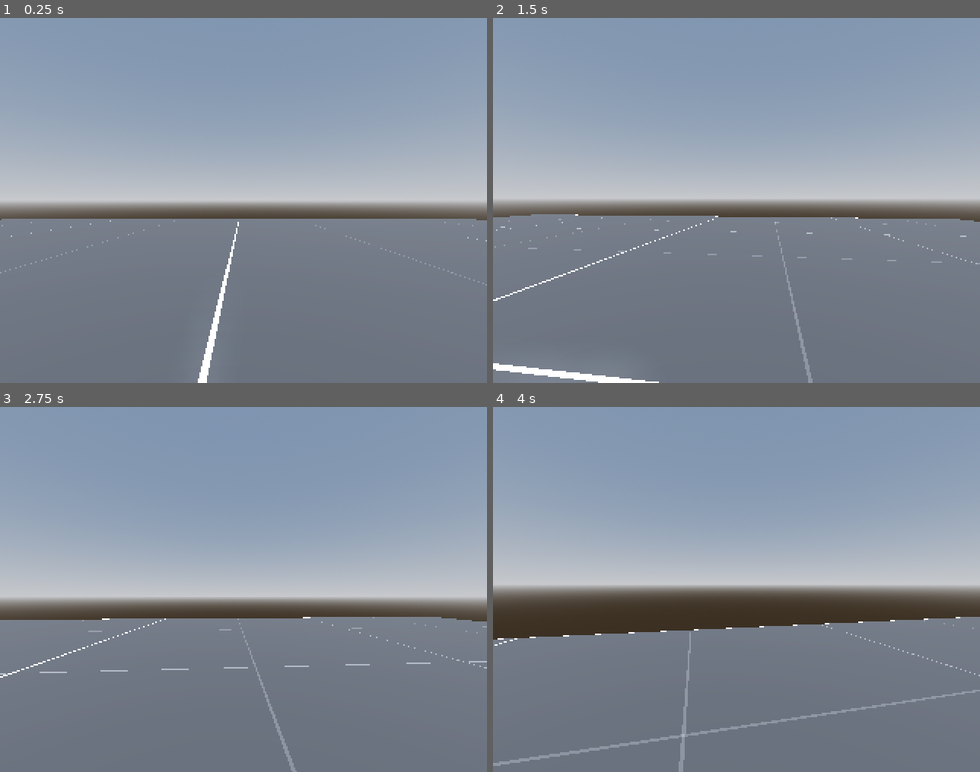
Above: before the commit, frames 1-4 (two rows, left to right).
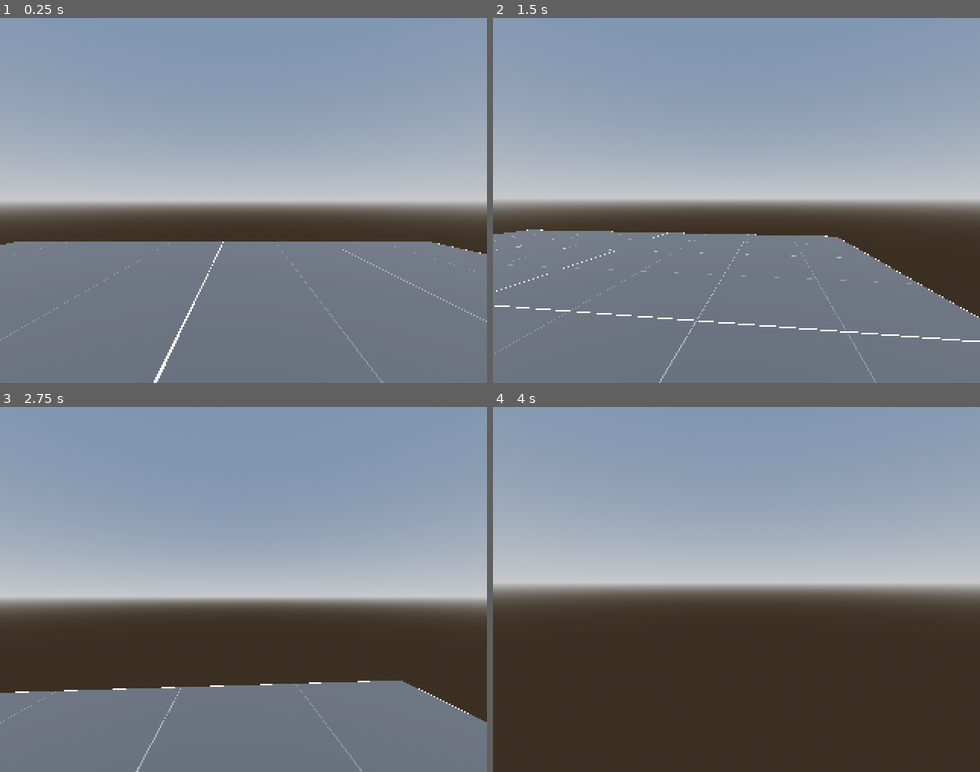
Above: after the commit, the same moments.

Repository: decibone/Project-Horror
Game: Godot game, scene res://Scenes/level_prototype.tscn
Two runs of this game, one before a commit and one after it. Both use one fixed random seed, a clock stepped at 60 frames per second and the inputs below. The project has no main scene, so this scene is started directly.
Inputs (mouse positions are in pixels of both pictures, inside the frame that each line leads up to):
- Up to frame 1 (0.25 s): no input
- Up to frame 2 (1.5 s): tap Enter at 0.5 s; move the mouse to (843, 182) at 0.52 s; hold D (right) 0.53-1.28 s; hold Shift (sprint) 0.53-1.28 s; move the mouse to (712, 200) at 1.27 s; hold W (forward) from 1.28 s (still down); tap Shift (sprint) at 1.35 s
- Up to frame 3 (2.75 s): keep holding W (forward); move the mouse to (253, 582) at 2.02 s; hold Shift (sprint) from 2.03 s (still down)
- Up to frame 4 (4 s): keep holding W (forward); move the mouse to (731, 596) at 2.77 s; release Shift (sprint) at 2.78 s; tap Shift (sprint) at 2.85 s; move the mouse to (775, 593) at 3.52 s; hold Shift (sprint) from 3.53 s (still down)

The runs differ from the first frame. In frame 1, 7.4% of the frame differs, in the area x 0-100%, y 55-100%; in frame 2, 9.7%; in frame 3, 20%; in frame 4, 40%, in the area x 0-100%, y 57-100%.

Commit message:
Revert "Update level_prototype.tscn"
This reverts commit 9a07f7618ab7c80d4f5bd02cc2db6dfe5dc77c61.

Diff:
--- a/Scenes/level_prototype.tscn
+++ b/Scenes/level_prototype.tscn
@@ -32,10 +32,9 @@
 shadow_enabled = true
 
 [node name="CSGBox3D" type="CSGBox3D" parent="."]
-transform = Transform3D(1, 0, 0, 0, 1, 0, 0, 0, 1, 6.58133, 0, -8.90747)
 use_collision = true
-size = Vector3(25, 0, 25)
+size = Vector3(10, 0, 10)
 material = SubResource("StandardMaterial3D_qootk")
 
 [node name="Player" parent="." instance=ExtResource("1_p4uqp")]
-transform = Transform3D(1, 0, 0, 0, 1, 0, 0, 0, 1, 6.73486, 1.09882, -8.83209)
+transform = Transform3D(1, 0, 0, 0, 1, 0, 0, 0, 1, 0.409196, 1.09882, 0.802217)
